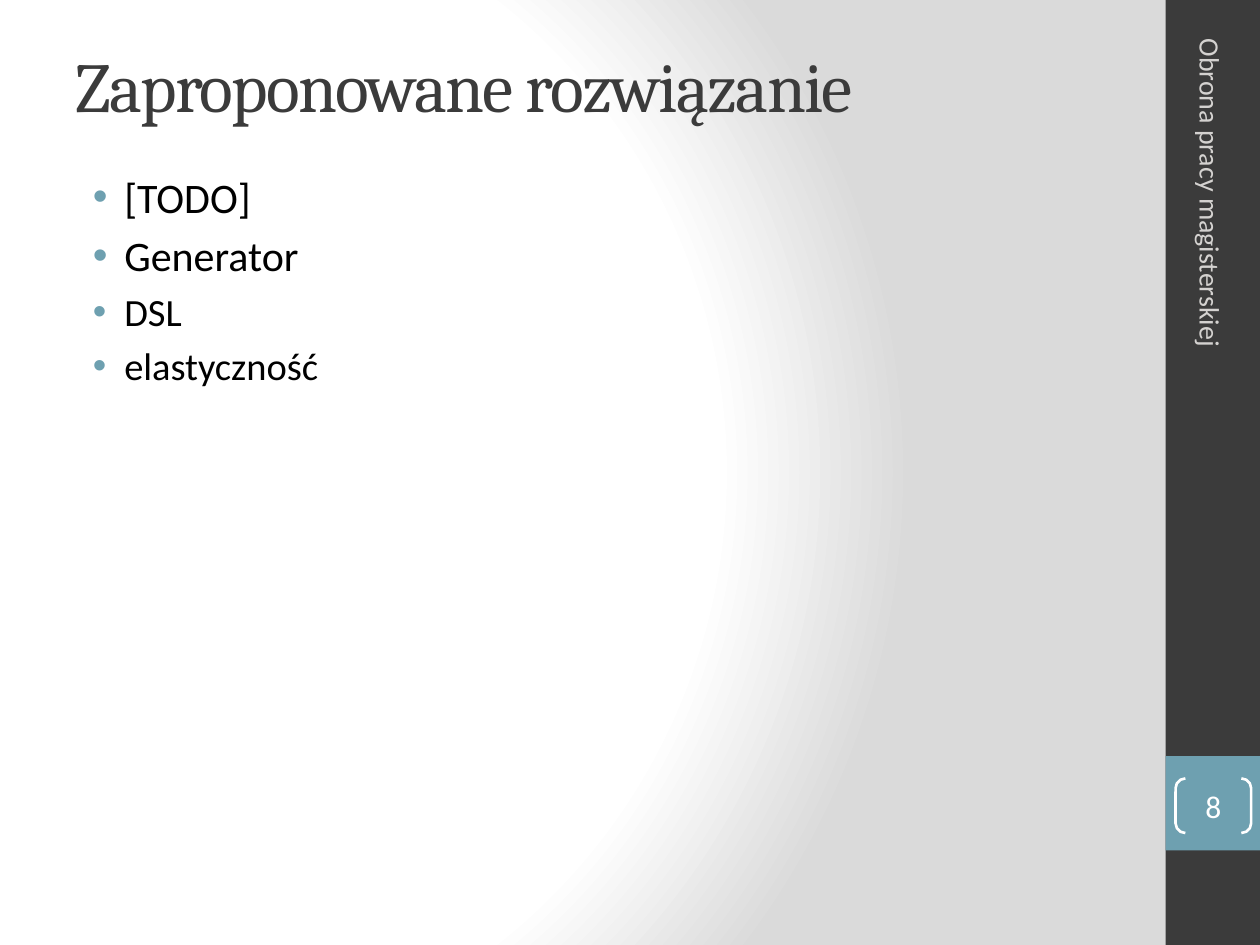
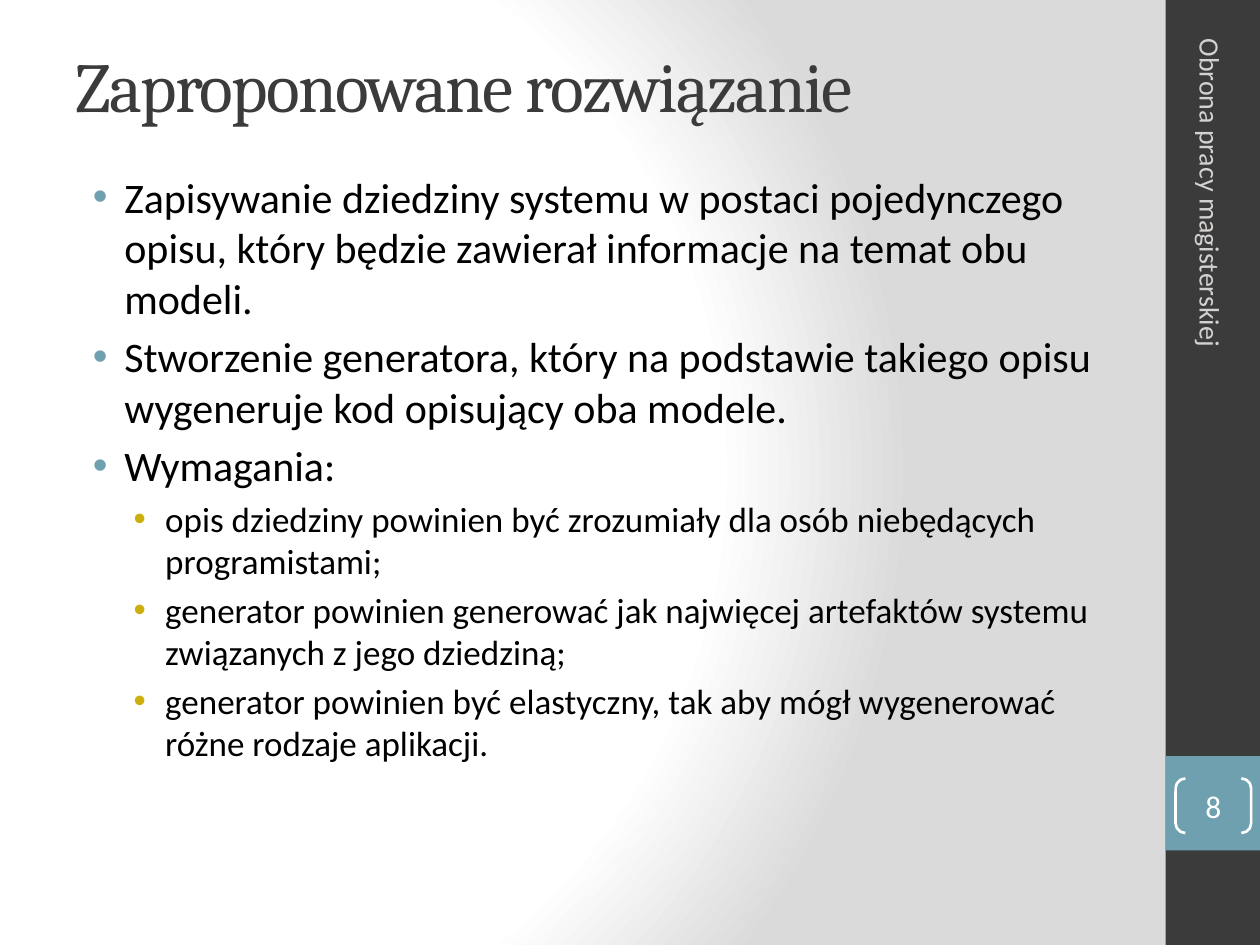
Before and after one commit to manisero/MasterThesis, a slide deck: slide 8 of thesis/presentation/presentation.pptx. Drawn at 1260x945 pixels with LibreOffice and Linux fonts; fonts in the diff are those of the drawing. Boxes give left, top, right and bottom in pixels: in the first picture for what was removed or moved away, otherwise in the second. Text is boxed around its words. In the diff, an @@ line names an element or a change of style, - is before the commit and + after.

```diff
--- a/thesis/presentation/presentation.pptx
+++ b/thesis/presentation/presentation.pptx
@@ text at (124, 183, 1091, 762): text changed; size 24 to 20 pt @@
-• [TODO]
-• Generator
-• DSL
-• elastyczność
+• Zapisywanie dziedziny systemu w postaci pojedynczego opisu, który będzie zawierał informacje na temat obu modeli.
+• Stworzenie generatora, który na podstawie takiego opisu wygeneruje kod opisujący oba modele.
+• Wymagania:
+  • opis dziedziny powinien być zrozumiały dla osób niebędących programistami;
+  • generator powinien generować jak najwięcej artefaktów systemu związanych z jego dziedziną;
+  • generator powinien być elastyczny, tak aby mógł wygenerować różne rodzaje aplikacji.
```
Also in this commit, not shown: 6 other slides changed, 5 slides added, 1 slide removed, 6 other files.
